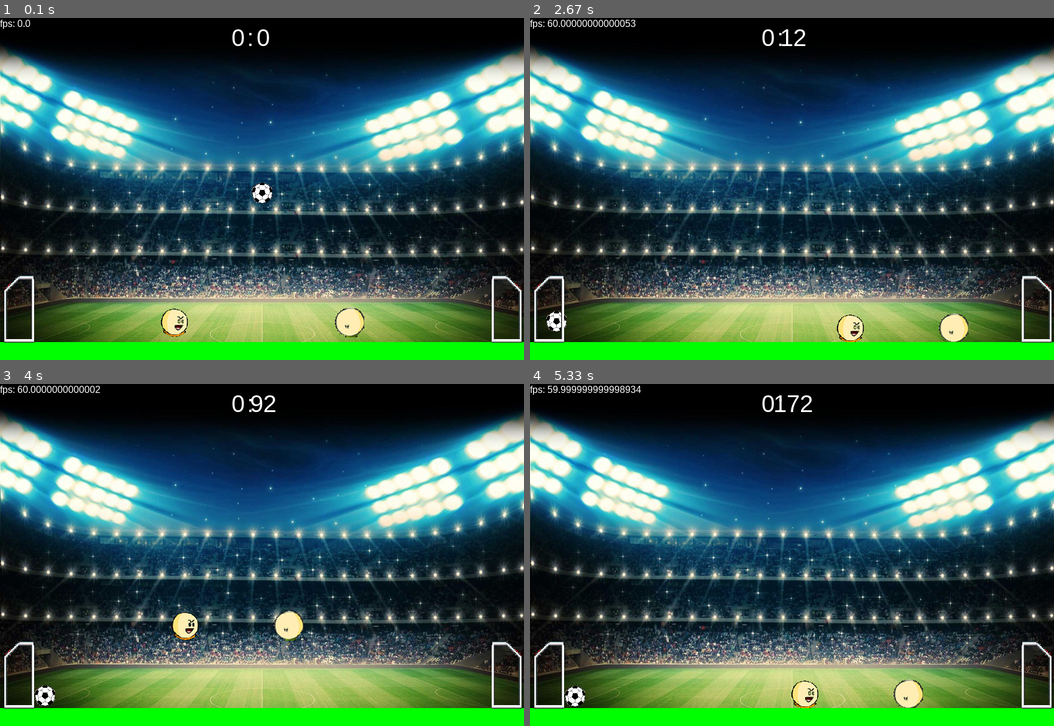
Above: before the commit, frames 1-4 (two rows, left to right).
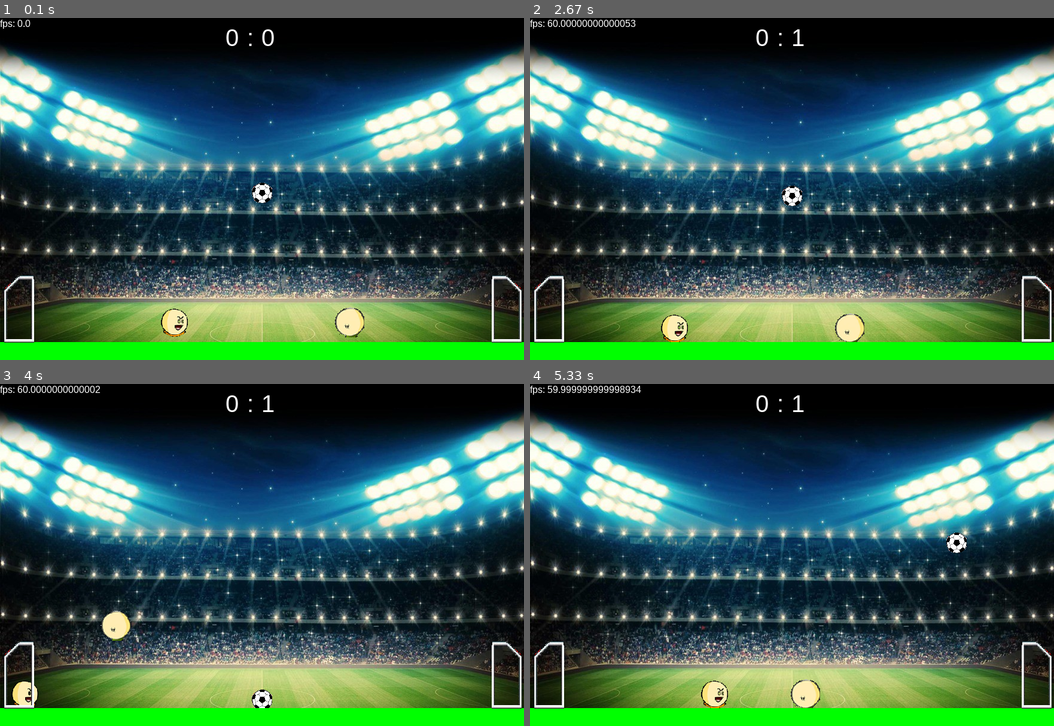
Above: after the commit, the same moments.

Repository: pedrooa/Projeto-Final
Game: pygame game, started from jogo_vetor_GabrielLigeiro.py
The game is run twice, just before and just after one commit, with the same random seed, the same clock (stepped at 60 frames per second) and the same inputs.
Inputs:
- Up to frame 1 (0.1 s): no input
- Up to frame 2 (2.67 s): hold S 0.33-0.8 s; hold Right 0.33-0.8 s; hold Right 0.83-1.3 s; hold D 0.83-1.3 s; hold Up 1.33-1.63 s; hold W 1.33-1.63 s; hold Right 1.67-2.13 s; hold D 1.67-2.13 s; hold Left from 2.17 s (still down); hold A from 2.17 s (still down)
- Up to frame 3 (4 s): release Left at 2.7 s; release A at 2.7 s; hold Down 2.73-3.03 s; hold S 2.73-3.03 s; hold Left 3.07-3.47 s; hold A 3.07-3.47 s; hold Up 3.5-3.87 s; hold W 3.5-3.87 s; hold Right from 3.9 s (still down); hold D from 3.9 s (still down)
- Up to frame 4 (5.33 s): release Right at 4.53 s; release D at 4.53 s; hold Down 4.57-4.93 s; hold S 4.57-4.93 s; hold Left from 4.97 s (still down); hold A from 4.97 s (still down)

The runs differ from the first frame. In frame 1, 0.2% of the frame differs, in the area x 43-53%, y 3-9%; in frame 2, 1.5%; in frame 3, 1.9%, in the area x 2-58%, y 3-95%; in frame 4, 1.5%.

Commit message:
prototipo finalizado!

Diff:
--- a/jogo_vetor_GabrielLigeiro.py
+++ b/jogo_vetor_GabrielLigeiro.py
@@ -160,6 +160,8 @@
         if self.pos.x - 25 < 0:
             self.pos.x =  25
         self.rect.midbottom = self.pos
+    def dash(self):
+        self.vel.x = self.vel.x * 4
 
 
 class Campo(pygame.sprite.Sprite):
@@ -181,6 +183,7 @@
 #SCORE
 player1_score = 0
 player2_score = 0
+timer = 0
 # initialize pygame and create window
 pygame.init()
 pygame.mixer.init()
@@ -209,7 +212,7 @@
 trave_1_group = pygame.sprite.Group()
 trave_2_group = pygame.sprite.Group()
 
-bola = Bola(WIDTH/2,HEIGHT/2,20)
+bola = Bola(WIDTH/2 ,HEIGHT/2,20)
 player1 = Jogador(WIDTH*1/3,player1_img,0)
 player2 = Jogador(WIDTH*2/3,player2_img,1)
 
@@ -249,6 +252,10 @@
                 player1.jump()
             if event.key == pygame.K_UP:
                 player2.jump()
+            if event.key == pygame.K_s:
+                player1.dash()
+            if event.key == pygame.K_DOWN:
+                player2.dash()
     # Update
     all_sprites.update()
         #colisao dentro entre jogador campo
@@ -301,22 +308,37 @@
             player2.vel.y = 0
             player2.vel.y = 5
     if bateu_bola_trave_1:
-        player2_score += 1
-        if bola.pos.y + bola.radius <= trave1.rect.top and bola.vel.y > 0:
+        if bola.pos.y <= trave1.rect.top and bola.vel.y > 0:
             bola.vel.y = -bola.vel.y
-        if bola.pos.y - bola.radius <= trave1.rect.top:
+        if bola.pos.y - bola.radius >= trave1.rect.top:
             bola.vel.y = -bola.vel.y
-            player2_score += 1
-            bola.pos = (WIDTH/2,HEIGHT/2)
+            timer += 1
+            if timer == 5:
+                player2_score += 1
+                bola.pos.y = HEIGHT/2
+                bola.pos.x = WIDTH/2
+                bola.vel.x = 0
+                bola.vel.y = 0
+                player1.pos.x = WIDTH/3
+                player2.pos.x = WIDTH * 2/3
+                timer = 0
 
     if bateu_bola_trave_2:
-        player1_score += 1
-        if bola.pos.y + bola.radius <= trave2.rect.top and bola.vel.y > 0:
+        if bola.pos.y <= trave2.rect.top and bola.vel.y > 0:
             bola.vel.y = -bola.vel.y
-        if bola.pos.y - bola.radius <= trave2.rect.top:
+        if bola.pos.y - bola.radius >= trave2.rect.top:
             bola.vel.y = -bola.vel.y
-            player1_score += 1
-            bola.pos = (WIDTH/2,HEIGHT/2)
+            timer += 1
+            if timer == 5:
+                player1_score += 1
+                bola.pos.y = HEIGHT/2
+                bola.pos.x = WIDTH/2
+                bola.vel.x = 0
+                bola.vel.y = 0
+                player1.pos.x = WIDTH/3
+                player2.pos.x = WIDTH * 2/3
+                timer = 0
+       #     bola.pos = (WIDTH/2,HEIGHT/2)
     #Colisao da bola com os jogadores
     colisao = pygame.sprite.spritecollide(bola,todos_jogadores,False,pygame.sprite.collide_circle)
     if colisao:
@@ -329,8 +351,8 @@
     # Info and flip screen
     screen.blit(font.render("fps: " + str(clock.get_fps()), 1, WHITE), (0,0))
     draw_text(screen,":", 40, WIDTH/2 - 20, 10)
-    draw_text(screen,str(player1_score), 40, WIDTH/2 - 40, 10)
-    draw_text(screen,str(player2_score), 40, WIDTH/2 + 2, 10)
+    draw_text(screen,str(player1_score), 40, WIDTH/2 - 50, 10)
+    draw_text(screen,str(player2_score), 40, WIDTH/2 + 10, 10)
     all_sprites.draw(screen) #rodando os sprites
     #pygame.draw.rect(screen, GREEN, [0,HEIGHT - 30,WIDTH,30])
     # *after* drawing everything, flip the display
